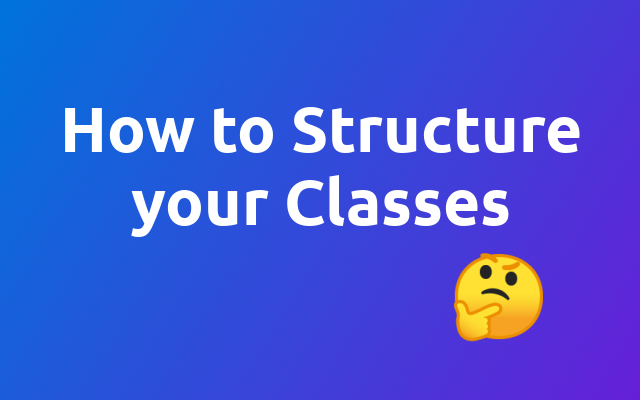
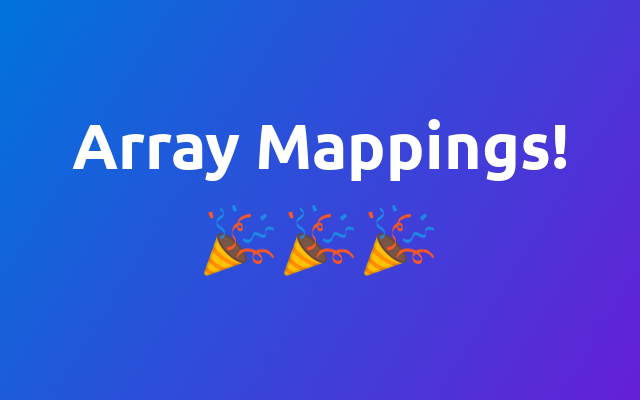
Layered file, before and after one edit (640x400). Changes by layer:
added layer "🎉🎉🎉" above "😠" over [204,205,435,276]
hid "🤔" over [453,253,543,342]
renamed "How to Structure your Classes" to "Array Mappings!", painted on it over [65,107,580,237]
